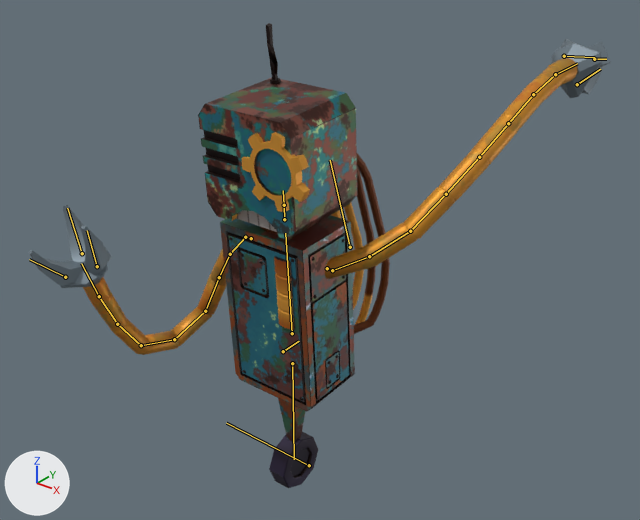
What one commit did to the FBX model Assets/RoguelikeGame/Models/Rusty_Robo (Updated).fbx.
Camera for both pictures: a 50 mm camera at (2.47, -2.87, 3.17) aimed at (-0.02, 0.24, 1.24). The lights are fixed; the arrows at lower left show +X, +Y and +Z. Both versions are drawn at frame 19 of the action 'Attack'; the numbers are the values there. The bones that bend it are drawn over the model as lines.

The first picture shows 'Body'.
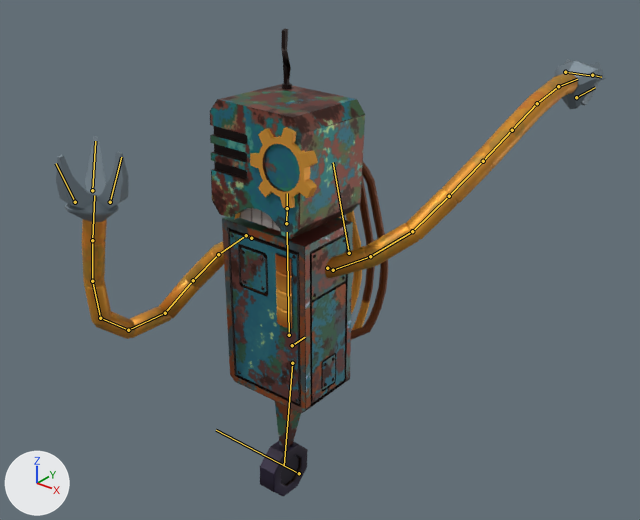
Edits to the bpy script that builds the scene:
```text
Change bone_support:
    where bone_support = bpy.data.objects['Rusty_Rig'].pose.bones['Support']  # child of 'Center'
    bone_support.rotation_quaternion: (1.0, 0.0, 0.0, 0.0) -> (0.998, 0.0, 0.0, 0.068)  # degrees (0, 0, 0) -> degrees (0, 0, 8)
Change bone_wheel:
    where bone_wheel = bpy.data.objects['Rusty_Rig'].pose.bones['Wheel']  # child of 'Support'
    bone_wheel.location: (0.0, 0.0, 0.0) -> (0.008, 0.0, -0.001)
    bone_wheel.rotation_quaternion: (1.0, 0.0, 0.0, 0.0) -> (0.989, 0.0, 0.148, 0.0)  # degrees (0, 0, 0) -> degrees (0, 17, 0)
Change bone_torso:
    where bone_torso = bpy.data.objects['Rusty_Rig'].pose.bones['Torso']  # child of 'Center'
    bone_torso.location: (0.0, -0.028, 0.0) -> (0.0, -0.03, 0.024)
    bone_torso.rotation_quaternion: (1.0, 0.031, 0.0, 0.0) -> (1.0, 0.0, 0.0, 0.0)  # degrees (4, 0, 0) -> degrees (0, 0, 0)
Change bone_neck:
    where bone_neck = bpy.data.objects['Rusty_Rig'].pose.bones['Neck']  # child of 'Torso'
    bone_neck.location: (0.0, 0.0, 0.0) -> (0.0, -0.025, 0.002)
    bone_neck.rotation_quaternion: (1.0, 0.0, 0.0, 0.0) -> (1.0, -0.023, 0.0, 0.0)  # degrees (0, 0, 0) -> degrees (-3, 0, 0)
Change bone_shoulder_l_002:
    where bone_shoulder_l_002 = bpy.data.objects['Rusty_Rig'].pose.bones['Shoulder_L.002']  # child of 'Shoulder_L.008'
    bone_shoulder_l_002.scale: (1.12, 1.12, 1.12) -> (1.0, 1.0, 1.0)
Change bone_finger_2_l:
    where bone_finger_2_l = bpy.data.objects['Rusty_Rig'].pose.bones['Finger_2_L']  # child of 'Shoulder_L.002'
    bone_finger_2_l.scale: (1.13, 1.13, 1.13) -> (1.0, 1.0, 1.0)
Change bone_finger_1_l:
    where bone_finger_1_l = bpy.data.objects['Rusty_Rig'].pose.bones['FInger_1_L']  # child of 'Shoulder_L.002'
    bone_finger_1_l.scale: (1.13, 1.13, 1.13) -> (1.0, 1.0, 1.0)
Change bone_finger_3_l:
    where bone_finger_3_l = bpy.data.objects['Rusty_Rig'].pose.bones['FInger_3_L']  # child of 'Shoulder_L.002'
    bone_finger_3_l.scale: (1.13, 1.13, 1.13) -> (1.0, 1.0, 1.0)
Change bone_shoulder_r:
    where bone_shoulder_r = bpy.data.objects['Rusty_Rig'].pose.bones['Shoulder_R']  # child of 'Torso'
    bone_shoulder_r.rotation_quaternion: (1.0, 0.0, 0.0, 0.0) -> (0.98, -0.05, 0.189, 0.042)  # degrees (0, 0, 0) -> degrees (-5, 22, 4)
```

Boxes [x1, y1, x2, y2] around the edits, measured in the pictures (640 x 520 px):
'Body', posed: before [29, 23, 611, 488]; after [56, 29, 605, 497]
bone 'Support', root to tip: before (292, 363) to (294, 459); after (292, 363) to (284, 466)
bone 'Wheel', root to tip: before (309, 465) to (226, 423); after (299, 473) to (216, 430)
bone 'Torso', root to tip: before (292, 333) to (285, 233); after (289, 335) to (287, 232)
bone 'Neck', root to tip: before (284, 219) to (284, 205); after (286, 223) to (287, 208)
bone 'Shoulder_L.002', root to tip: before (555, 74) to (577, 63); after (558, 86) to (577, 79)
bone 'Finger_2_L', root to tip: before (594, 59) to (606, 59); after (592, 75) to (601, 77)
bone 'FInger_1_L', root to tip: before (564, 56) to (594, 57); after (565, 72) to (589, 75)
bone 'FInger_3_L', root to tip: before (577, 84) to (600, 69); after (576, 97) to (595, 87)
bone 'Shoulder_R', root to tip: before (251, 238) to (245, 237); after (251, 238) to (246, 235)
